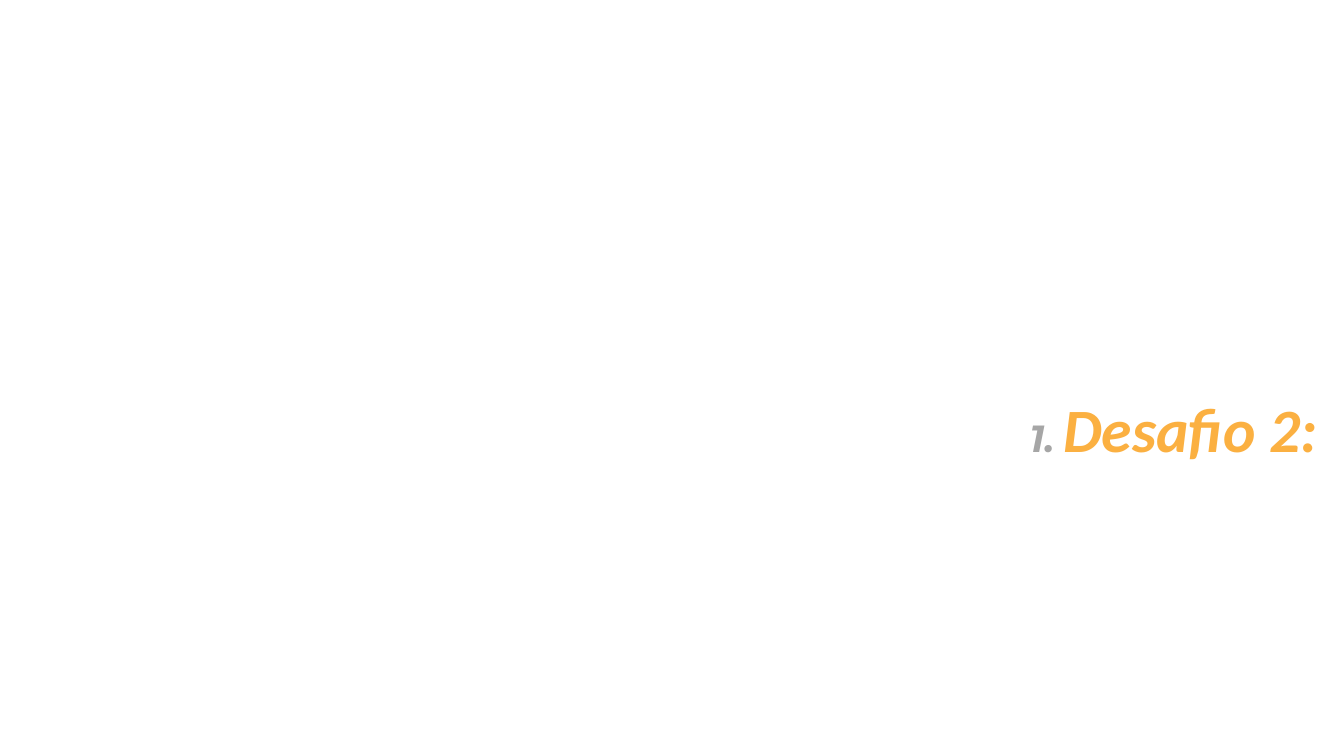
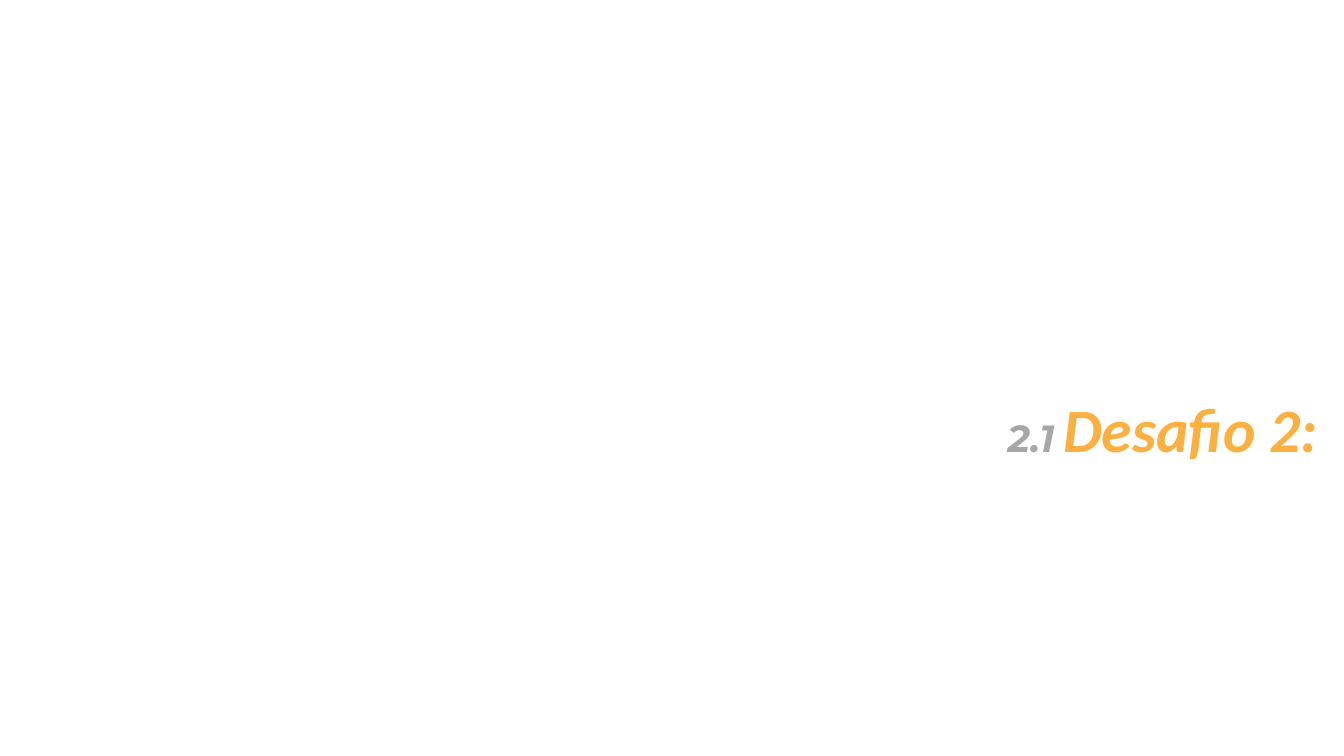
Before and after one commit to marcoslimaqa/cwi-automation-training, a slide deck: slide 44 of arquivos-treinamento/Treinamento Automação CWI - Aula 2.pptx (slide 18 before the commit). Drawn at 1344x756 pixels with LibreOffice and Linux fonts; fonts in the diff are those of the drawing; background and template pictures are left out; a plain dark background stands for a picture behind light text. Boxes give left, top, right and bottom in pixels: in the first picture for what was removed or moved away, otherwise in the second. Text is boxed around its words. In the diff, an @@ line names an element or a change of style, - is before the commit and + after.

```diff
--- a/arquivos-treinamento/Treinamento Automação CWI - Aula 2.pptx
+++ b/arquivos-treinamento/Treinamento Automação CWI - Aula 2.pptx
@@ title at box(1008, 408, 1317, 460): text changed @@
-1. Desafio 2:
+2.1 Desafio 2:
```
Also in this commit, not shown: 6 other slides changed, 29 slides added, 4 slides removed.
